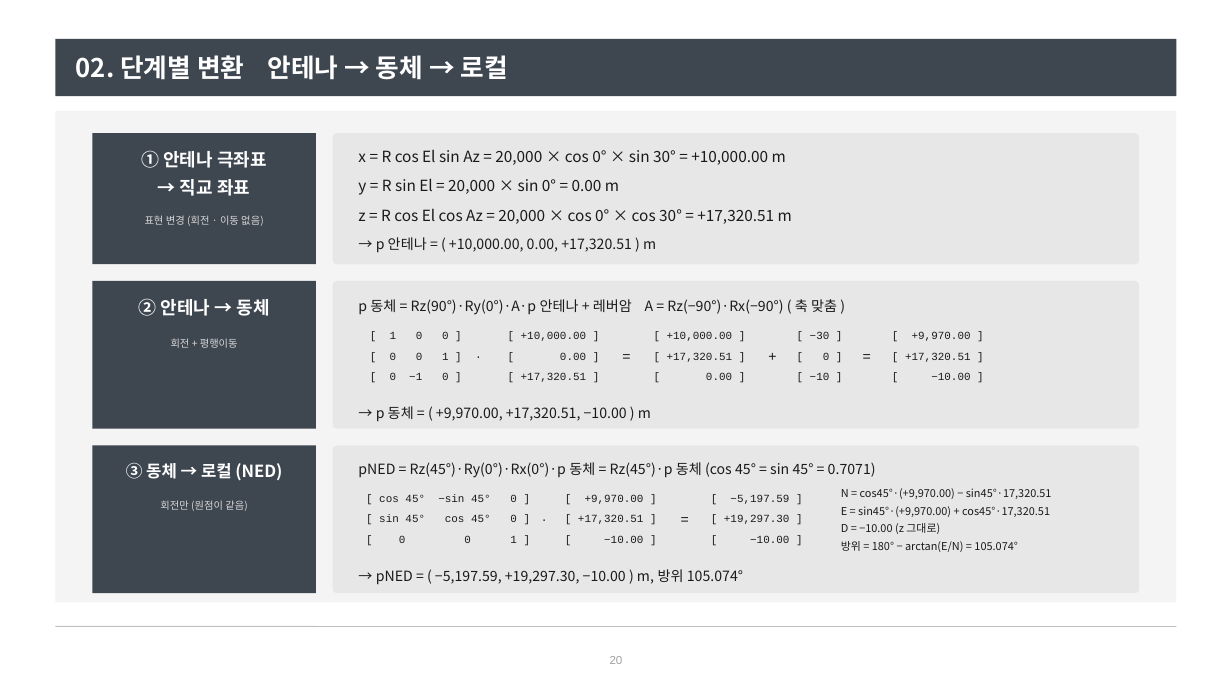
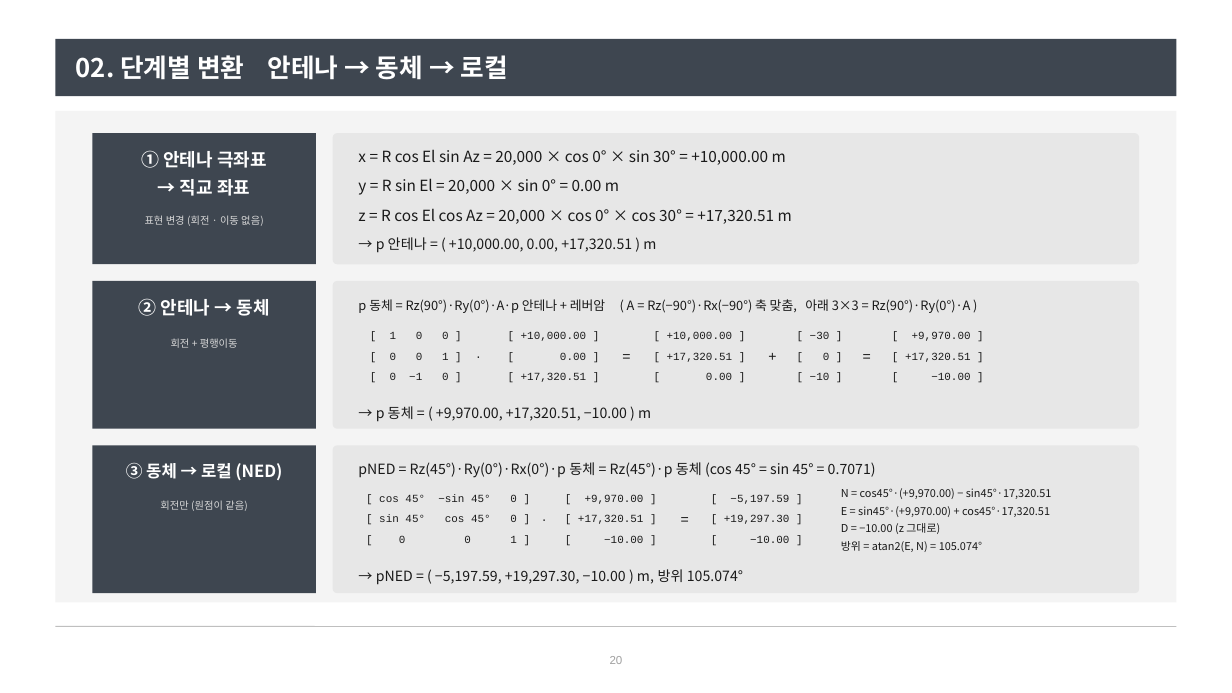
Before and after one commit to harley-hwan/radar-sw-study, a slide deck: slide 20 of Part2_CoordFrames/ref/산출물/좌표계와_좌표변환.pptx. Drawn at 1232x693 pixels with LibreOffice and Linux fonts; fonts in the diff are those of the drawing. Boxes give left, top, right and bottom in pixels: in the first picture for what was removed or moved away, otherwise in the second. Text is boxed around its words. In the diff, an @@ line names an element or a change of style, - is before the commit and + after.

```diff
--- a/Part2_CoordFrames/ref/산출물/좌표계와_좌표변환.pptx
+++ b/Part2_CoordFrames/ref/산출물/좌표계와_좌표변환.pptx
@@ text at box(358, 299, 971, 313): text changed; size 11 to 10 pt @@
-p 동체 = Rz(90°)·Ry(0°)·A·p 안테나 + 레버암 A = Rz(−90°)·Rx(−90°) ( 축 맞춤 )
+p 동체 = Rz(90°)·Ry(0°)·A·p 안테나 + 레버암 ( A = Rz(−90°)·Rx(−90°) 축 맞춤, 아래 3×3 = Rz(90°)·Ry(0°)·A )
@@ text at box(841, 541, 983, 552): text changed @@
-방위 = 180° − arctan(E/N) = 105.074°
+방위 = atan2(E, N) = 105.074°
```
Also in this commit, not shown: 15 other slides changed, 1 other file.
